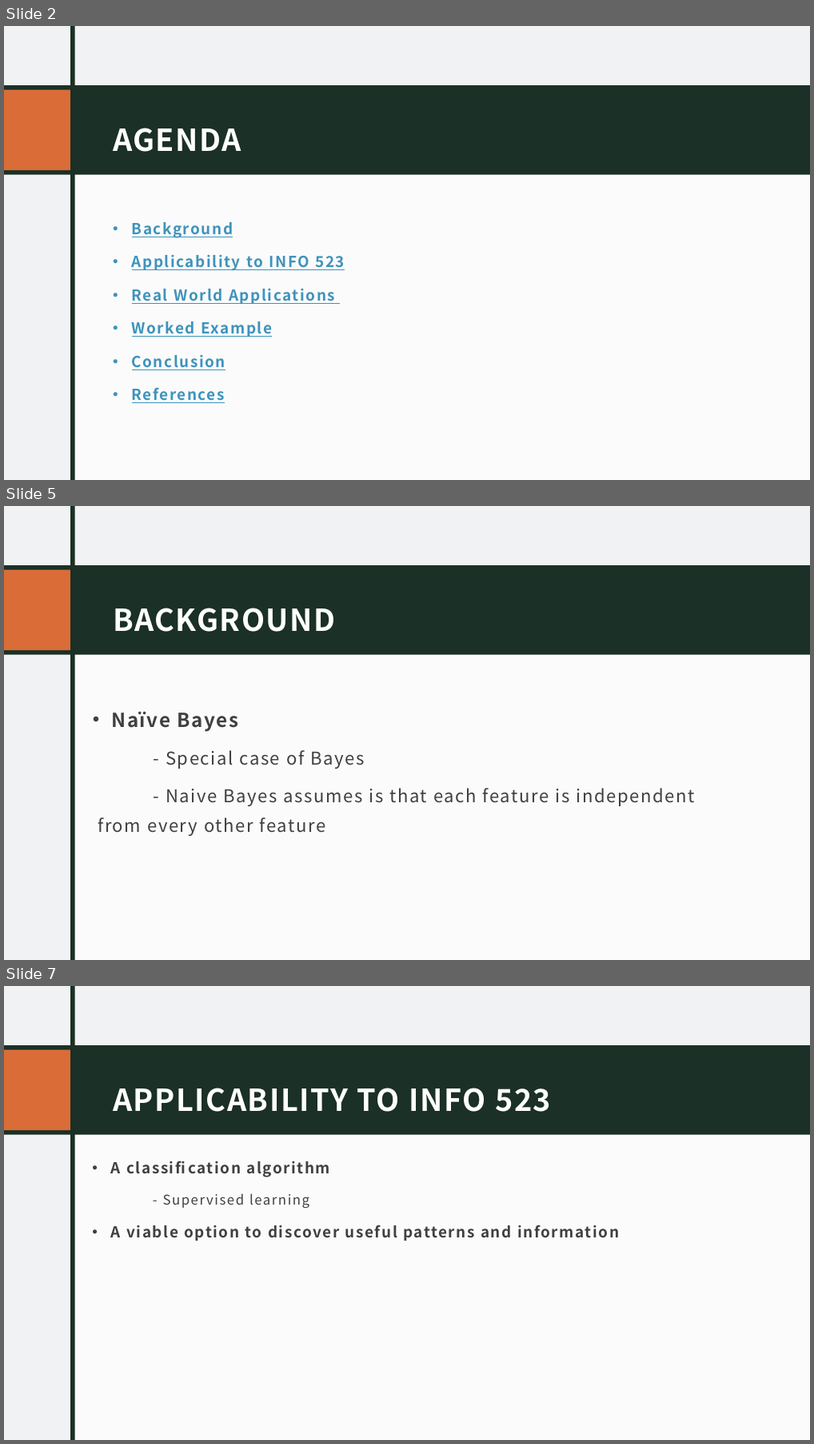
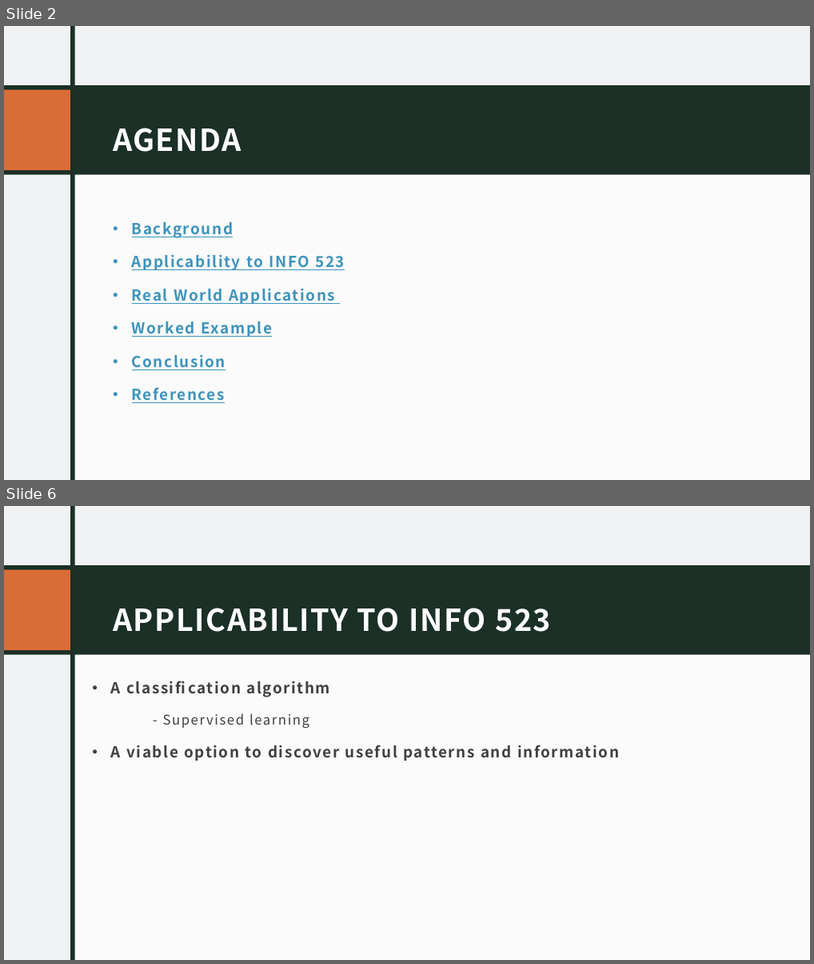
Before and after one commit to bprudil/INFO-523-Final-Project-, a slide deck: Final Presentation .pptx. Shown one above the other, each under a label of ours: slides 2, 5 and 7 before the commit, slides 2 and 6 after it; the slides between them are not shown. The pictures are 814x1444 and 814x964 pixels, drawn with LibreOffice and Linux fonts; fonts in the diff are those of the drawing. Boxes give left, top, right and bottom in pixels: in the first picture for what was removed or moved away, otherwise in the second. Text is boxed around its words. In the diff, an @@ line names an element or a change of style, - is before the commit and + after.

```diff
--- a/Final Presentation .pptx
+++ b/Final Presentation .pptx
@@ slide 5 removed at [4, 506, 810, 960], background #F0F2F3; not listed: 2 template elements that a slide beside it also shows @@
@@ rectangle removed at [4, 506, 810, 960] @@
@@ rectangle removed at [71, 506, 75, 960] @@
@@ rectangle removed at [4, 565, 810, 654] @@
@@ rectangle removed at [4, 569, 70, 650] @@
@@ title removed at [113, 608, 336, 632] @@
-BACKGROUND
@@ rectangle removed at [73, 647, 810, 960] @@
@@ text removed at [98, 711, 694, 832] @@
-• Naïve Bayes
-  - Special case of Bayes
-  - Naive Bayes assumes is that each feature is independent from every other feature
@@ what was slide 7 is now slide 6 @@
```
Also in this commit, not shown: 6 slides changed, 2 other files.
